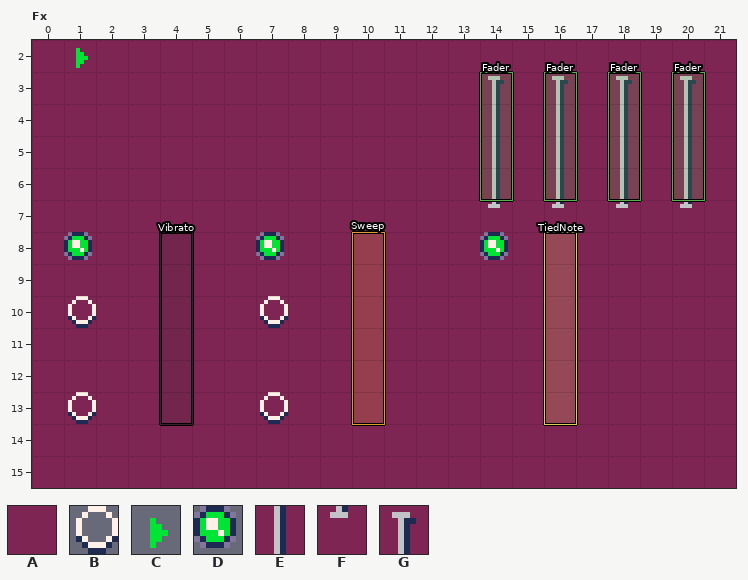
Two versions of a level (LDtk project, tiny-cli/src/jvmMain/resources/sfx/editor.ldtk). Above is the file before it was changed.
Cells are 8x8 px. Shown: Fx x 0..21, y 2..15.
Key: from "Sfx": A 24, B 30, C 31, D 193, E 24 under 127, F 24 under 159, G 24 under 95.
_ is an empty cell.
Objects are placed by their top-left corner, in cells (3,4 is the top-left corner of cell 3,4); size is 1x1 cell unless given.
Layer "Tiles" before, first column x 0:
 2 AAAAAAAAAAAAAAAAAAAAAA
 3 AAAAAAAAAAAAAAGAGAGAGA
 4 AAAAAAAAAAAAAAEAEAEAEA
 5 AAAAAAAAAAAAAAEAEAEAEA
 6 AAAAAAAAAAAAAAEAEAEAEA
 7 AAAAAAAAAAAAAAFAFAFAFA
 8 AAAAAAAAAAAAAAAAAAAAAA
 9 AAAAAAAAAAAAAAAAAAAAAA
10 AAAAAAAAAAAAAAAAAAAAAA
11 AAAAAAAAAAAAAAAAAAAAAA
12 AAAAAAAAAAAAAAAAAAAAAA
13 AAAAAAAAAAAAAAAAAAAAAA
14 AAAAAAAAAAAAAAAAAAAAAA
15 AAAAAAAAAAAAAAAAAAAAAA
Objects on layer "Entities" before:
"Fader" rectangle at 14,3 size 1x4
"Fader" rectangle at 16,3 size 1x4
"Fader" rectangle at 18,3 size 1x4
"Fader" rectangle at 20,3 size 1x4
D "Checkbox" at 1,8
D "Checkbox" at 7,8
D "Checkbox" at 14,8
B "Knob" at 1,10
B "Knob" at 7,10
B "Knob" at 1,13
"TiedNote" rectangle at 16,8 size 1x6
"Sweep" rectangle at 10,8 size 1x6
"Vibrato" rectangle at 4,8 size 1x6
B "Knob" at 7,13
C "Button" at 1,2
Once edited:
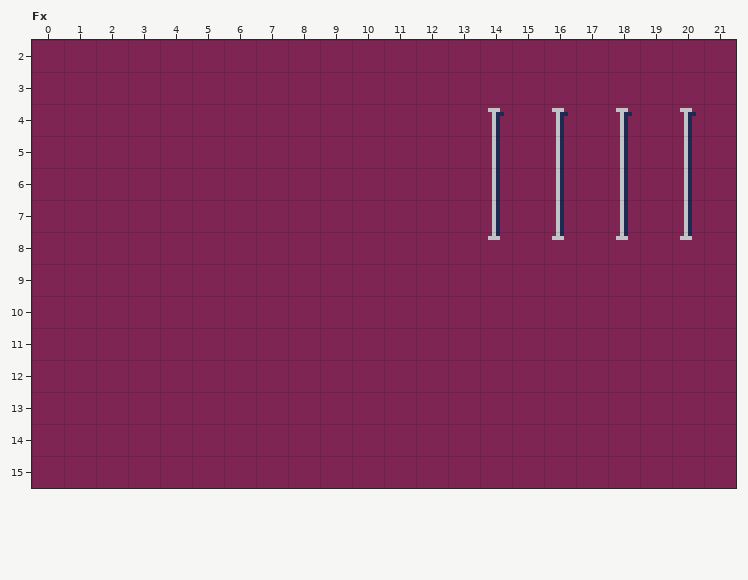
The edit:
Layer "Tiles":
y 3: x 14 G -> A; x 16 G -> A; x 18 G -> A; x 20 G -> A
y 4: x 14 E -> G; x 16 E -> G; x 18 E -> G; x 20 E -> G
y 7: x 14 F -> E; x 16 F -> E; x 18 F -> E; x 20 F -> E
y 8: x 14 A -> F; x 16 A -> F; x 18 A -> F; x 20 A -> F
Layer "Entities" (now hidden):
removed: "Fader" rectangle at 14,3 size 1x4
removed: "Fader" rectangle at 16,3 size 1x4
removed: "Fader" rectangle at 18,3 size 1x4
removed: "Fader" rectangle at 20,3 size 1x4
removed: D "Checkbox" at 1,8
removed: D "Checkbox" at 7,8
removed: D "Checkbox" at 14,8
removed: B "Knob" at 1,10
removed: B "Knob" at 7,10
removed: B "Knob" at 1,13
removed: "TiedNote" rectangle at 16,8 size 1x6
removed: "Sweep" rectangle at 10,8 size 1x6
removed: "Vibrato" rectangle at 4,8 size 1x6
removed: B "Knob" at 7,13
removed: C "Button" at 1,2
